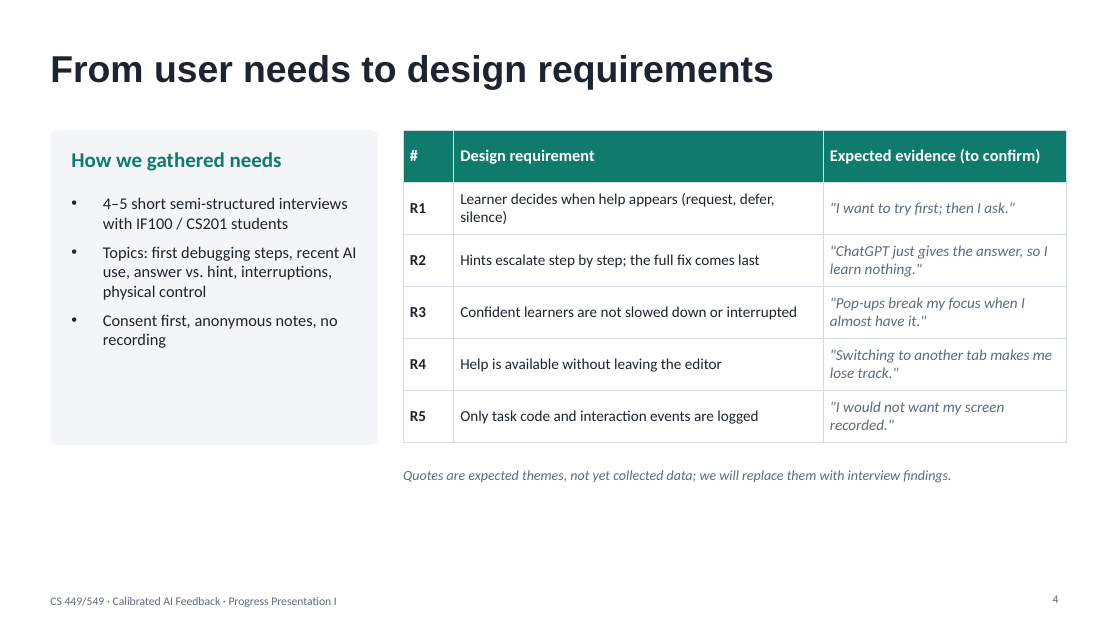
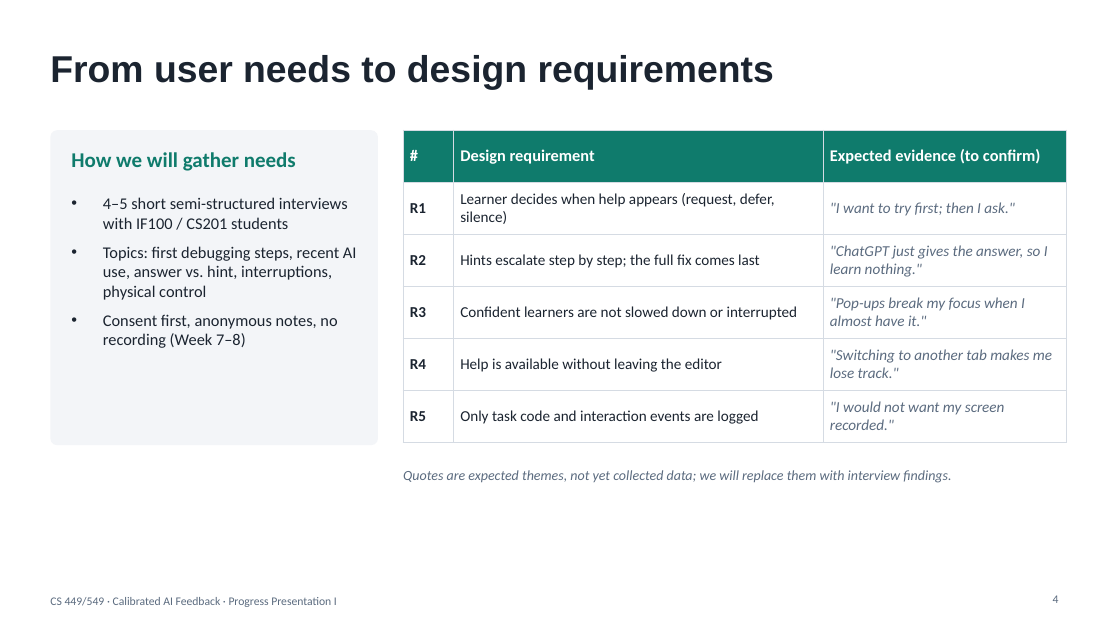
Before and after one commit to EmirC356/CS449-Project, a slide deck: slide 4 of docs/PP1_Calibrated_AI_Feedback.pptx. Drawn at 1120x630 pixels with LibreOffice and Linux fonts; fonts in the diff are those of the drawing. Boxes give left, top, right and bottom in pixels: in the first picture for what was removed or moved away, otherwise in the second. Text is boxed around its words. In the diff, an @@ line names an element or a change of style, - is before the commit and + after.

```diff
--- a/docs/PP1_Calibrated_AI_Feedback.pptx
+++ b/docs/PP1_Calibrated_AI_Feedback.pptx
@@ text at (71, 152, 296, 171): text changed @@
-How we gathered needs
+How we will gather needs
@@ text at (103, 314, 337, 348): text changed @@
-• Consent first, anonymous notes, no recording
+• Consent first, anonymous notes, no recording (Week 7–8)
```
